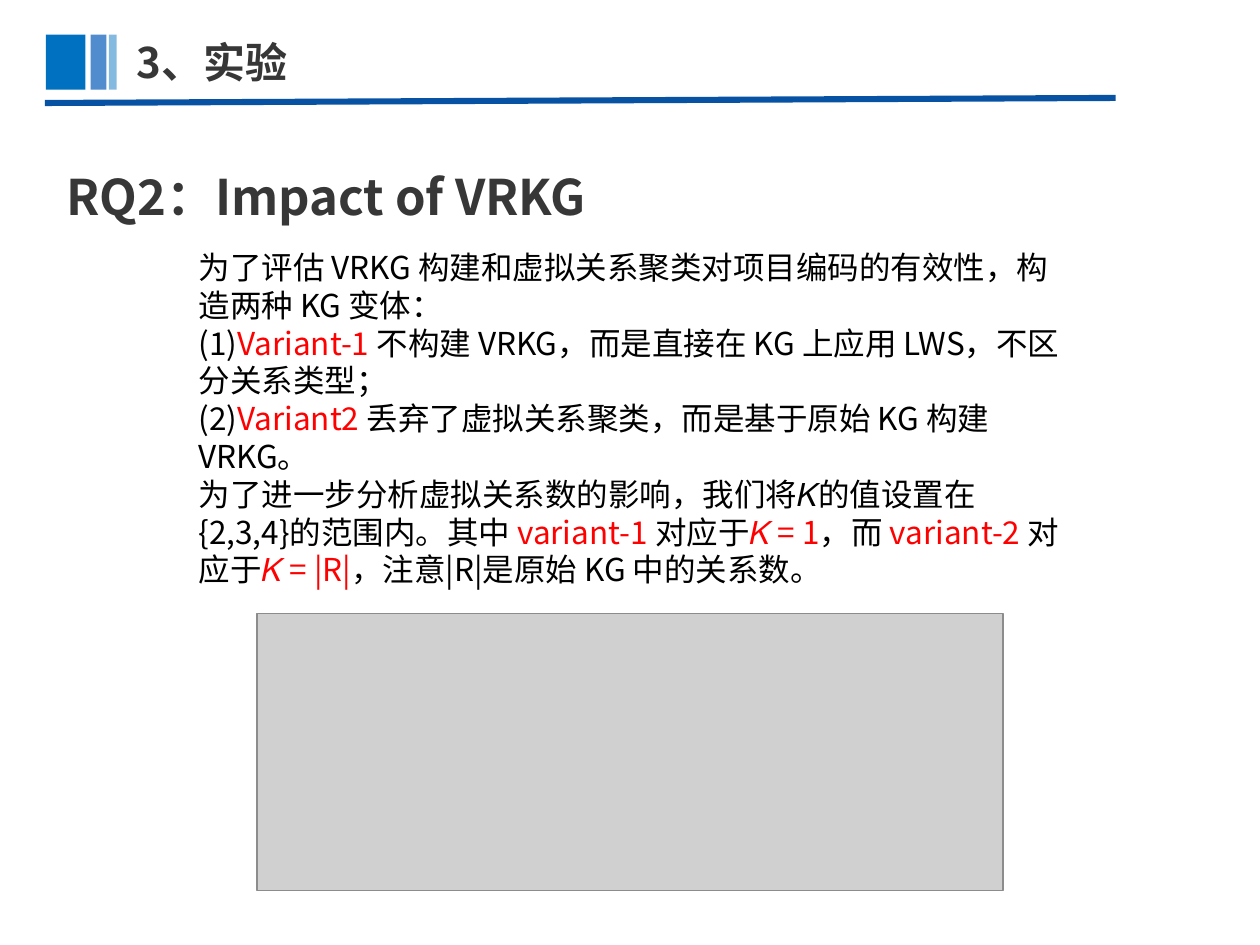
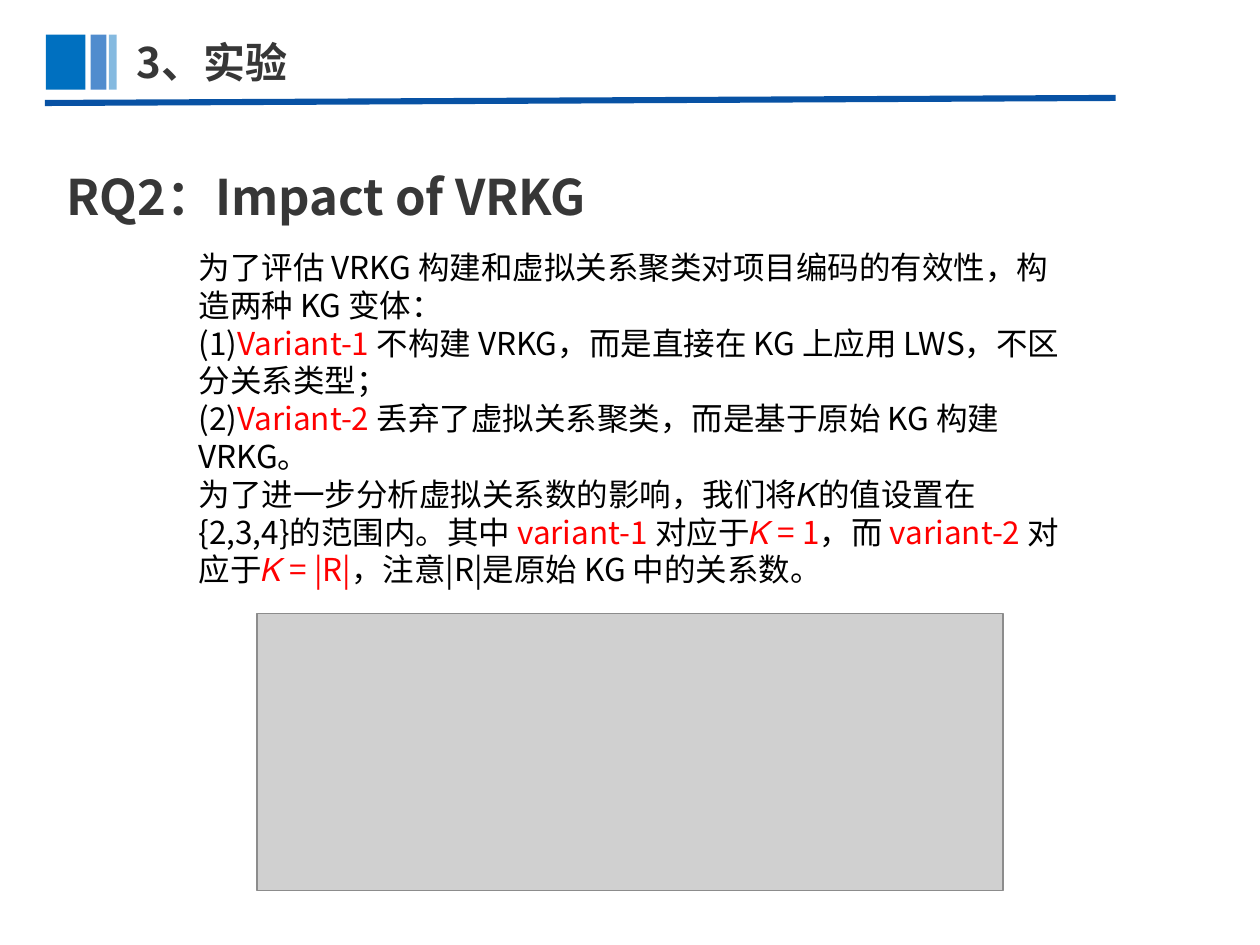
Before and after one commit to AzureSX/Paper, a slide deck: slide 25 of Knowledge Graph For Recommendation/VRKG4Rec/VRKG4Rec.pptx. Drawn at 1260x945 pixels with LibreOffice and Linux fonts; fonts in the diff are those of the drawing; grey boxes stand for pictures. Boxes give left, top, right and bottom in pixels: in the first picture for what was removed or moved away, otherwise in the second. Text is boxed around its words. In the diff, an @@ line names an element or a change of style, - is before the commit and + after.

```diff
--- a/Knowledge Graph For Recommendation/VRKG4Rec/VRKG4Rec.pptx
+++ b/Knowledge Graph For Recommendation/VRKG4Rec/VRKG4Rec.pptx
@@ text at bbox=[199, 403, 999, 470]: text changed @@
-(2)Variant2 丢弃了虚拟关系聚类，而是基于原始 KG 构建 VRKG。
+(2)Variant-2 丢弃了虚拟关系聚类，而是基于原始 KG 构建 VRKG。
```
Also in this commit, not shown: 5 other slides changed, 2 other files.
